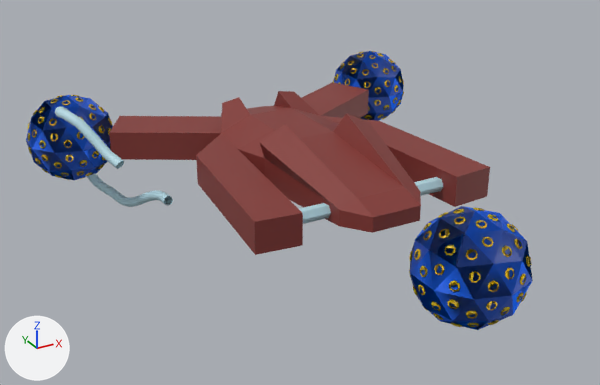
Renders of the FBX model Assets/meshes/spaceship1.fbx from each side of a commit.
Both versions are drawn from a 50 mm lens placed at (-0.197, -0.348, 0.158), pointed at (-0.013, -0.013, -0.009). Every picture has the same lights, and +X, +Y and +Z are marked at lower left. Where no turn or scale is listed for an object, it has been applied to the vertices.
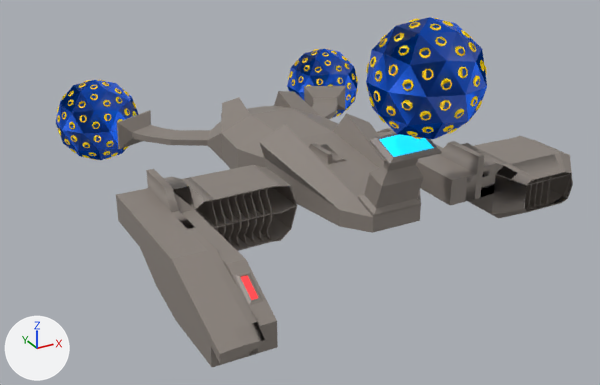
Changed parts and their boxes (x1, y1, x2, y2) in the pictures (600 x 385 px):
'Cube', recoloured, reshaped (15% narrower, 15% shorter): before (109, 82, 490, 255); after (117, 86, 442, 233)
'Icosphere_002', recoloured, surface changed, moved: before (409, 206, 533, 330); after (366, 17, 487, 139)
'Plane_001', added: after (116, 165, 297, 367)
'Plane_000', added: after (377, 128, 573, 218)
'Icosphere', recoloured, surface changed, moved: before (26, 95, 113, 180); after (55, 80, 138, 160)
'Icosphere_001', recoloured, surface changed, moved: before (333, 51, 404, 121); after (287, 49, 358, 118)
'BezierCurve', deleted (cyan): before (55, 106, 124, 169)
'BezierCurve_001', deleted (cyan): before (87, 173, 173, 207)
'Cylinder_001', deleted (cyan): before (299, 177, 443, 224)
'Plane_005', added: after (308, 143, 346, 164)
part 1 of me_cube, built on: before (109, 82, 490, 255); after (117, 86, 442, 217)

The change in detail:
In material 'Ball' (mat_ball), emission_color is now set to (0.0, 0.11, 0.8), blue #005de7.
In material 'Ball' (mat_ball), emission_strength is now set to 0.064.
In material 'Probes' (mat_probes), emission_strength is now set to 0.396.
Material 'Ship' (mat_ship) changes colour from red #853631 to grey #8b837c; in linear values from (0.233, 0.0374, 0.0311) to (0.26, 0.227, 0.202).
Material 'Gravity_beam_lights' (mat_gravity_beam_lights) is new.
Its base color is (0.0, 0.638, 1.0) (cyan #00d1ff).
Its emission color is (0.0, 0.638, 1.0) (cyan #00d1ff).
Its emission strength is 0.996.
Material 'Lights' (mat_lights) is new.
Its base color is (0.741, 0.0329, 0.0381) (red #df3337).
Its emission color is (0.741, 0.0329, 0.0381) (red #df3337).
Its emission strength is 0.996.
me_cube is used by ob_cube; location (0.0, 0.0, 0.0).
me_cube had 96 vertices, 102 faces and spanned x -0.083..0.083, y -0.078..0.095, z -0.015..0.025.
me_cube now has 184 vertices, 191 faces and spans x -0.075..0.075, y -0.09..0.1, z -0.015..0.04.
Part 1, on me_cube:
20 vertices are removed from x -0.083..0.083, y -0.067..0.095, z -0.008..0.008.
25 faces are deleted.
93 vertices are added at x -0.075..0.075, y -0.09..0.1, z -0.009..0.04.
10 new vertices lie (0.0, 0.0, 0.004) away from vertices in x -0.05..0.05, y 0.052..0.083, z -0.003..-0.002.
5 new vertices lie (0.022, 0.0, 0.0) away from vertices in x -0.011, y -0.089..-0.068, z 0.007..0.035.
111 new faces join them, mat_ship (grey #8b837c).
3 new faces join them, mat_gravity_beam_lights (cyan #00d1ff).
me_cube now uses material mat_gravity_beam_lights (cyan #00d1ff).
Mesh me_plane_000 is new.
It has 491 vertices, 479 faces and spans x -0.0397..0.0362, y -0.0384..0.081, z -0.0137..0.0213.
Faces by material slot: [1, 478].
It uses material mat_lights (red #df3337).
It uses material mat_ship (grey #8b837c).
Mesh me_plane_005 is new.
It has 491 vertices, 479 faces and spans x -0.0301..0.0274, y -0.0291..0.0614, z -0.0104..0.0162.
Faces by material slot: [1, 478].
It uses material mat_lights (red #df3337).
It uses material mat_ship (grey #8b837c).
Mesh me_plane_001 is new.
It has 491 vertices, 479 faces and spans x -3.01..2.74, y -2.91..6.14, z -1.04..1.62.
Faces by material slot: [1, 478].
It uses material mat_lights (red #df3337).
It uses material mat_ship (grey #8b837c).
Object 'Cylinder_001' (ob_cylinder_001) is deleted.
Object 'Icosphere_002' (ob_icosphere_002) moves from (-0.0005, -0.1282, 0.0) to (-0.0001, -0.0925, 0.0672).
Object 'Icosphere_001' (ob_icosphere_001) moves from (0.1005, 0.0992, 0.0) to (0.0779, 0.1204, -0.0003).
Object 'BezierCurve_001' (ob_beziercurve_001) is deleted.
Object 'Icosphere' (ob_icosphere) moves from (-0.0982, 0.0966, 0.0) to (-0.0763, 0.1201, -0.0003).
Object 'BezierCurve' (ob_beziercurve) is deleted.
Object 'Plane_000' (ob_plane_000) is new; it shows me_plane_000.
Its location is (0.0688, -0.0495, 0.0).
Object 'Plane_005' (ob_plane_005) is new; it shows me_plane_005.
Its location is (0.0106, -0.0102, 0.0004).
Object 'Plane_001' (ob_plane_001) is new; it shows me_plane_001.
Its location is (-0.0686, -0.0495, 0.0).
Its rotation in degrees is (0, 180, 0).
Its scale is (-0.0132, -0.0132, -0.0132).
